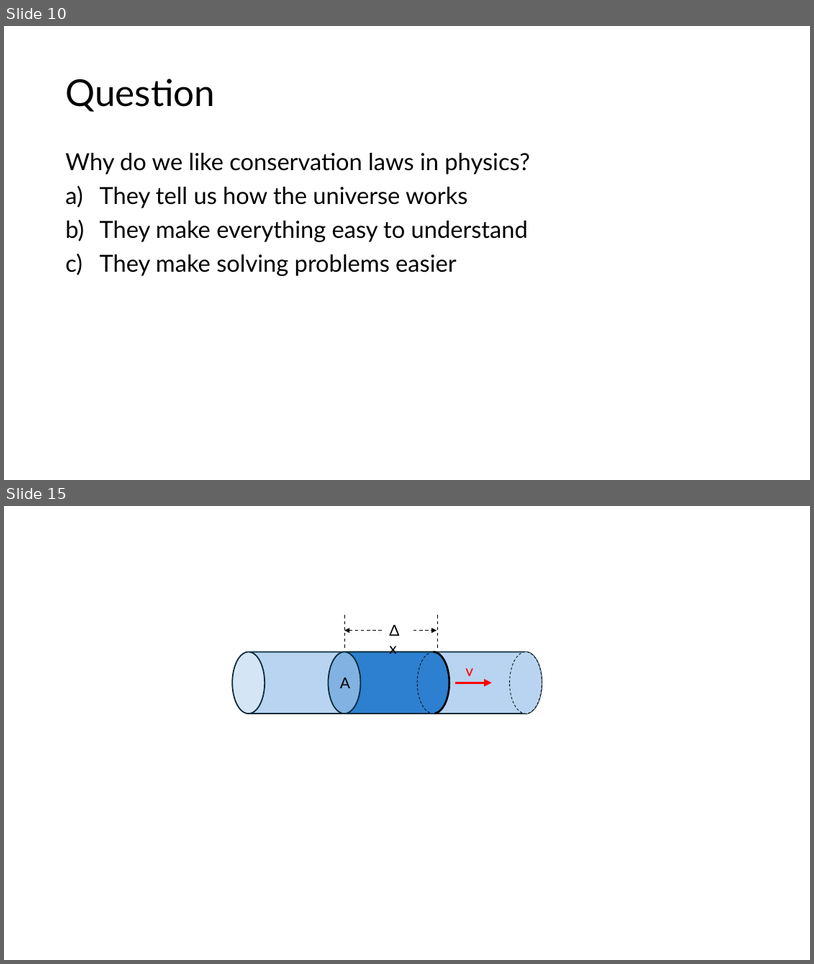
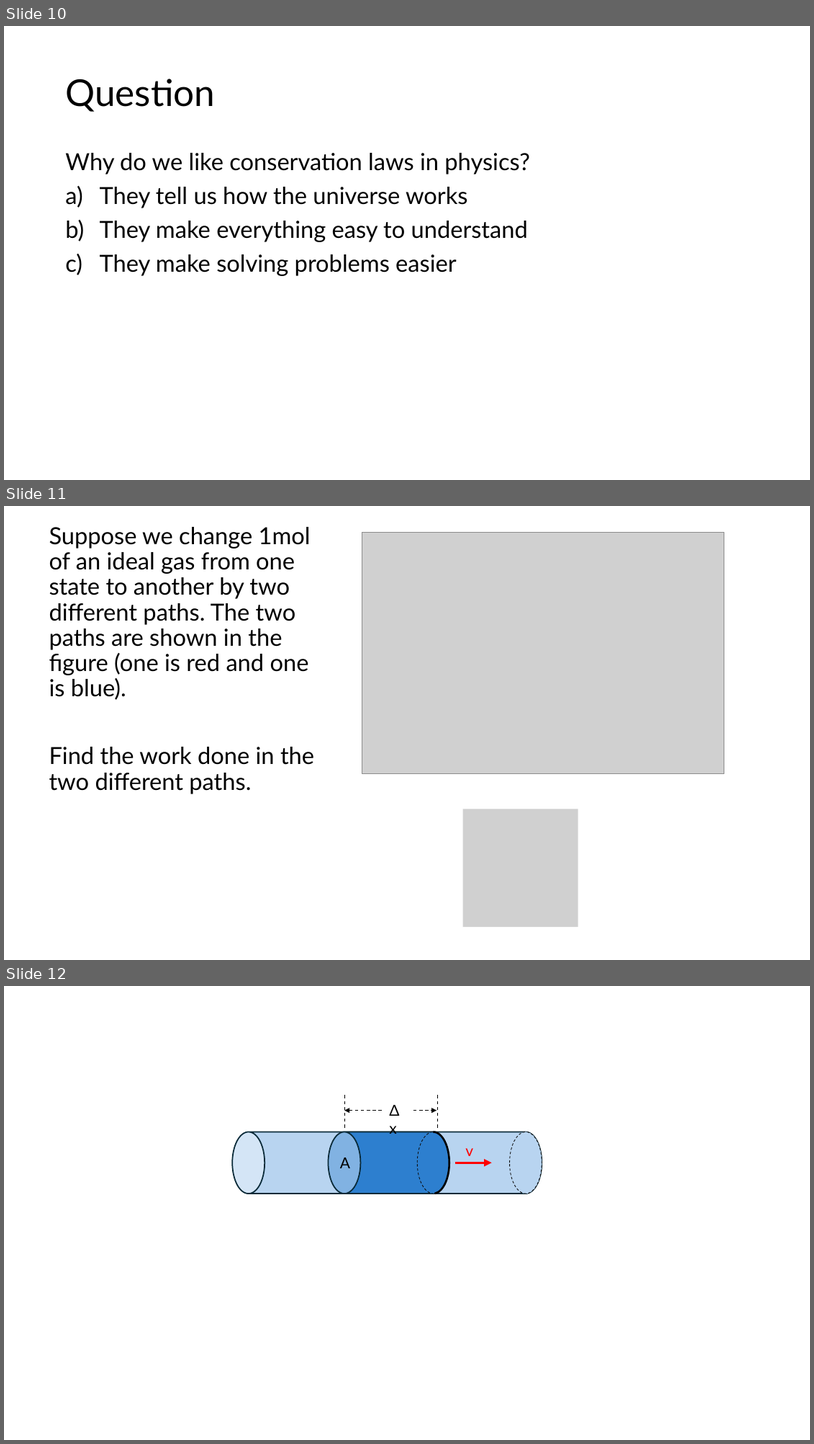
Before and after one commit to rtlines/Introductory-Physics-II, a slide deck: Lecture_Slides/PH 123 Lecture 36.pptx. Shown one above the other, each under a label of ours: slides 10 and 15 before the commit, slides 10, 11 and 12 after it; the slides between them are not shown. The pictures are 814x964 and 814x1444 pixels, drawn with LibreOffice and Linux fonts; fonts in the diff are those of the drawing; grey boxes stand for pictures. Boxes give left, top, right and bottom in pixels: in the first picture for what was removed or moved away, otherwise in the second. Text is boxed around its words. In the diff, an @@ line names an element or a change of style, - is before the commit and + after.

```diff
--- a/Lecture_Slides/PH 123 Lecture 36.pptx
+++ b/Lecture_Slides/PH 123 Lecture 36.pptx
@@ slide 11 added at (4,506,810,960), background #FFFFFF @@
@@ text added at (49,527,314,794), 28 pt, text #000000 @@
+Suppose we change 1mol of an ideal gas from one state to another by two different paths. The two paths are shown in the figure (one is red and one is blue).
+Find the work done in the two different paths.
@@ picture added at (362,532,725,773) @@
@@ picture added at (463,809,578,927) @@
@@ what was slide 15 is now slide 12 @@
```
Also in this commit, not shown: 1 slide removed, 35 other files.
